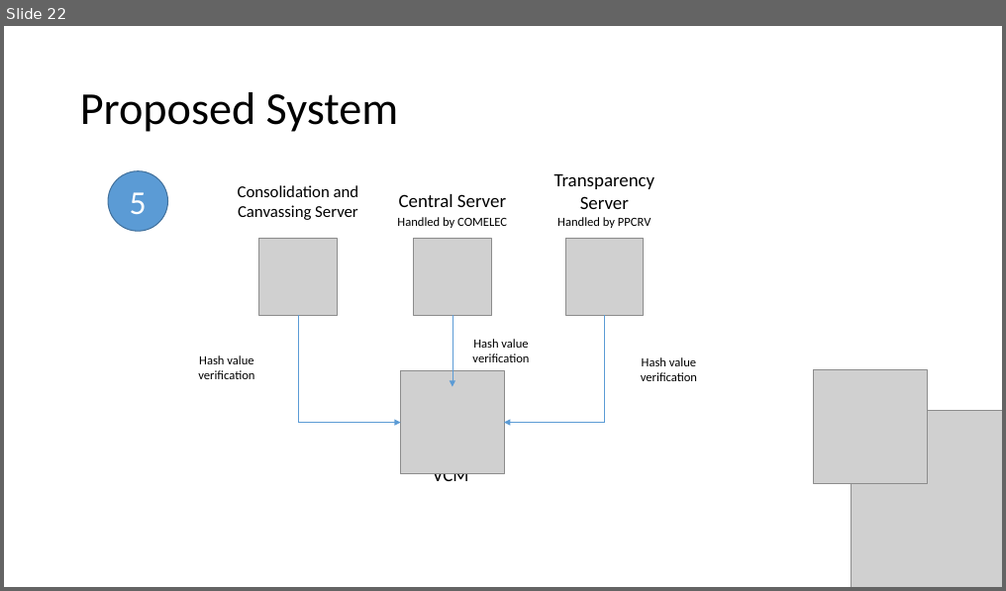
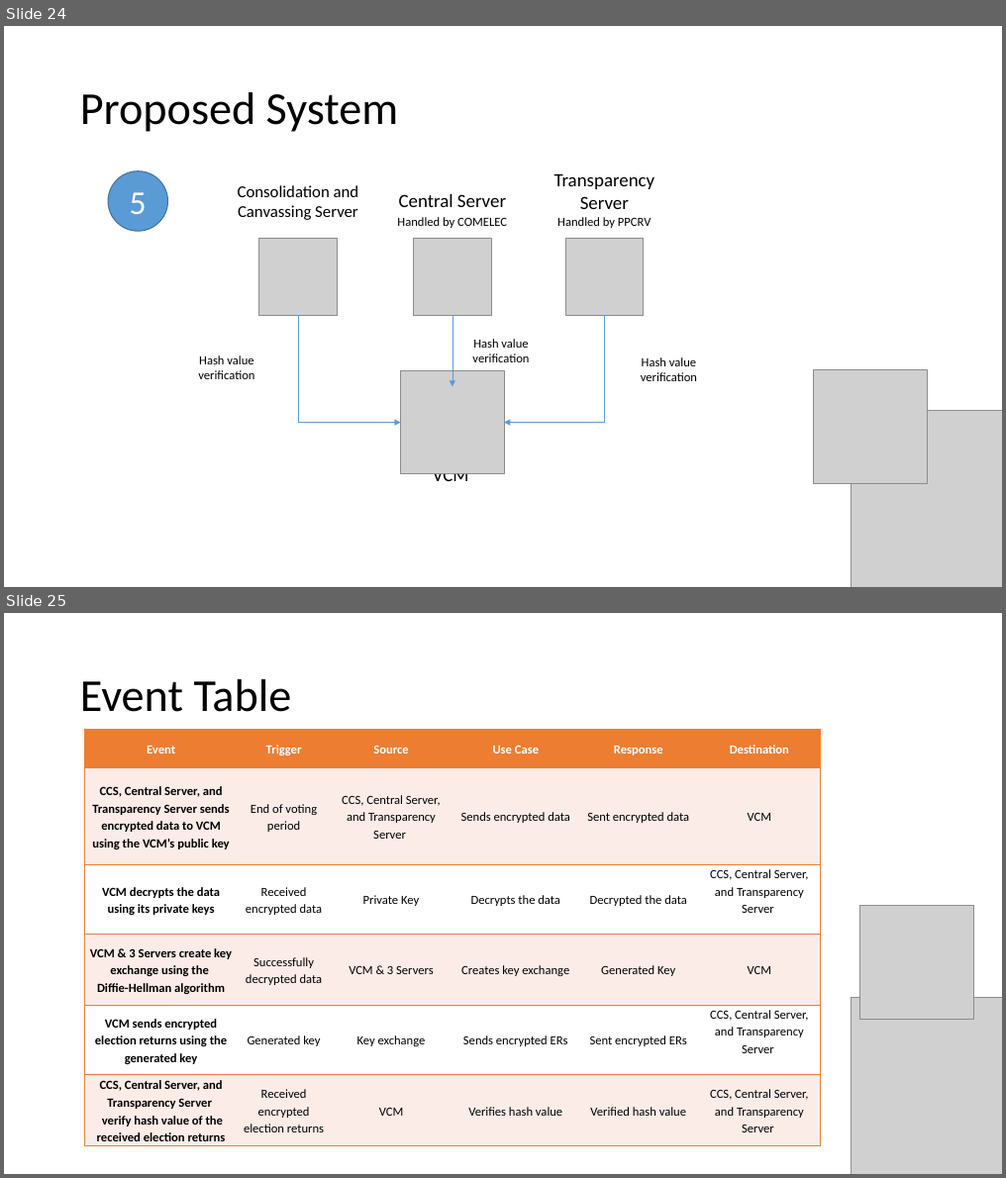
Before and after one commit to seans888/Project---Automate-Election, a slide deck: Documentation/Finals_Sysadd1.pptx. Shown one above the other, each under a label of ours: slide 22 before the commit, slides 24 and 25 after it. The pictures are 1006x591 and 1006x1178 pixels, drawn with LibreOffice and Linux fonts; fonts in the diff are those of the drawing; grey boxes stand for pictures. Boxes give left, top, right and bottom in pixels: in the first picture for what was removed or moved away, otherwise in the second. Text is boxed around its words. In the diff, an @@ line names an element or a change of style, - is before the commit and + after.

```diff
--- a/Documentation/Finals_Sysadd1.pptx
+++ b/Documentation/Finals_Sysadd1.pptx
@@ slide 25 added at (4, 613, 1002, 1174), background #FFFFFF @@
@@ title added at (80, 679, 292, 712), 44 pt, text #000000 @@
+Event Table
@@ table added at (84, 729, 821, 1146), 6 rows, 6 columns @@
+Event | Trigger | Source | Use Case | Response | Destination
+CCS, Central Server, and Transparency Server sends encrypted data to VCM using the VCM’s public key | End of voting period | CCS, Central Server, and Transparency Server | Sends encrypted data | Sent encrypted data | VCM
+VCM decrypts the data using its private keys | Received encrypted data | Private Key | Decrypts the data | Decrypted the data | CCS, Central Server, and Transparency Server
+VCM & 3 Servers create key exchange using the / Diffie-Hellman algorithm | Successfully decrypted data | VCM & 3 Servers | Creates key exchange | Generated Key | VCM
+VCM sends encrypted election returns using the generated key | Generated key | Key exchange | Sends encrypted ERs | Sent encrypted ERs | CCS, Central Server, and Transparency Server
+CCS, Central Server, and Transparency Server / verify hash value of the received election returns | Received encrypted election returns | VCM | Verifies hash value | Verified hash value | CCS, Central Server, and Transparency Server
@@ picture added at (859, 906, 973, 1020) @@
@@ picture added at (850, 998, 1002, 1174) @@
@@ what was slide 22 is now slide 24 @@
```
Also in this commit, not shown: 2 slides changed, 10 other slides added, 2 other files.
